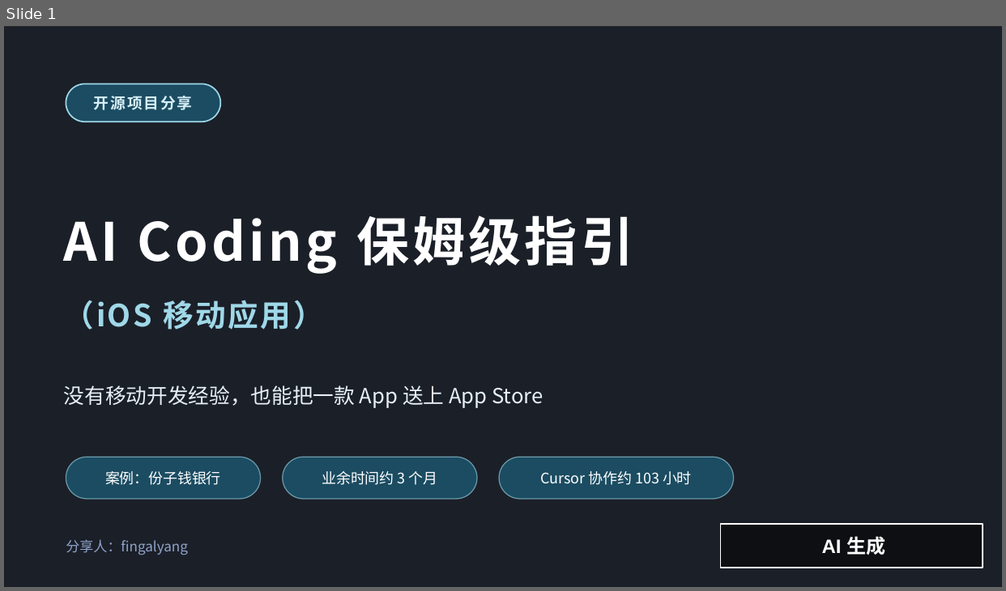
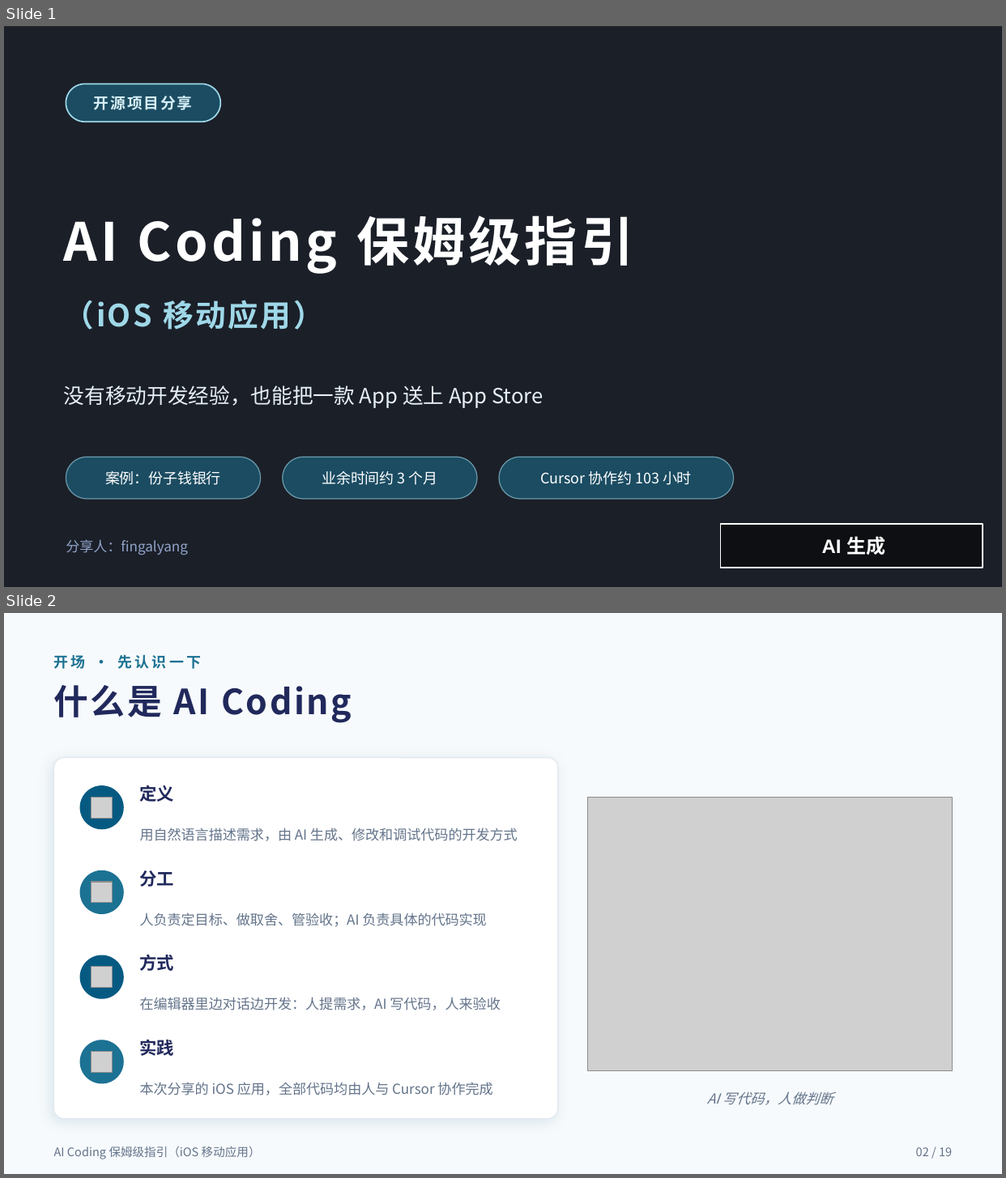
Before and after one commit to xray1224/AI-Coding-Guide-IOS-APP, a slide deck: 分享PPT/AI Coding 保姆级指引（iOS 移动应用）分享.pptx. Shown one above the other, each under a label of ours: slide 1 before the commit, slides 1 and 2 after it. The pictures are 1006x591 and 1006x1178 pixels, drawn with LibreOffice and Linux fonts; fonts in the diff are those of the drawing; grey boxes stand for pictures; background and template pictures are left out; a plain dark background stands for a picture behind light text. Boxes give left, top, right and bottom in pixels: in the first picture for what was removed or moved away, otherwise in the second. Text is boxed around its words. In the diff, an @@ line names an element or a change of style, - is before the commit and + after.

```diff
--- a/分享PPT/AI Coding 保姆级指引（iOS 移动应用）分享.pptx
+++ b/分享PPT/AI Coding 保姆级指引（iOS 移动应用）分享.pptx
@@ slide 2 added at [4, 613, 1002, 1174], background #F7FAFC @@
@@ text added at [54, 654, 201, 669], 10.5 pt, text #1C7293, bold @@
+开场 · 先认识一下
@@ text added at [54, 685, 351, 723], 25 pt, text #21295C, bold @@
+什么是 AI Coding
@@ rounded rectangle added at [54, 758, 558, 1119], fill #FFFFFF, outline #E2E8F0 0.75 pt @@
@@ ellipse added at [80, 786, 124, 829], fill #065A82 @@
@@ picture added at [91, 797, 112, 818] @@
@@ text added at [140, 786, 175, 802], 12.5 pt, text #21295C, bold @@
+定义
@@ picture added at [588, 798, 952, 1071] @@
@@ text added at [140, 828, 518, 841], 10 pt, text #64748B @@
+用自然语言描述需求，由 AI 生成、修改和调试代码的开发方式
@@ ellipse added at [80, 871, 124, 914], fill #1C7293 @@
@@ text added at [140, 871, 175, 887], 12.5 pt, text #21295C, bold @@
+分工
@@ picture added at [91, 881, 112, 902] @@
@@ text added at [140, 913, 487, 927], 10 pt, text #64748B @@
+人负责定目标、做取舍、管验收；AI 负责具体的代码实现
@@ ellipse added at [80, 956, 124, 999], fill #065A82 @@
@@ picture added at [91, 966, 112, 987] @@
@@ text added at [140, 954, 175, 971], 12.5 pt, text #21295C, bold @@
+方式
@@ text added at [140, 997, 500, 1011], 10 pt, text #64748B @@
+在编辑器里边对话边开发：人提需求，AI 写代码，人来验收
@@ ellipse added at [80, 1040, 124, 1084], fill #1C7293 @@
@@ text added at [140, 1040, 175, 1056], 12.5 pt, text #21295C, bold @@
+实践
@@ picture added at [91, 1051, 112, 1072] @@
@@ text added at [140, 1082, 492, 1096], 10 pt, text #64748B @@
+本次分享的 iOS 应用，全部代码均由人与 Cursor 协作完成
@@ text added at [707, 1092, 833, 1105], 10 pt, text #64748B, italic @@
+AI 写代码，人做判断
@@ text added at [54, 1147, 261, 1160], 8.5 pt, text #64748B @@
+AI Coding 保姆级指引（iOS 移动应用）
@@ text added at [916, 1148, 952, 1157], 8.5 pt, text #64748B @@
+02 / 19
```
Also in this commit, not shown: 12 slides changed, 2 other slides added, 1 other file.
